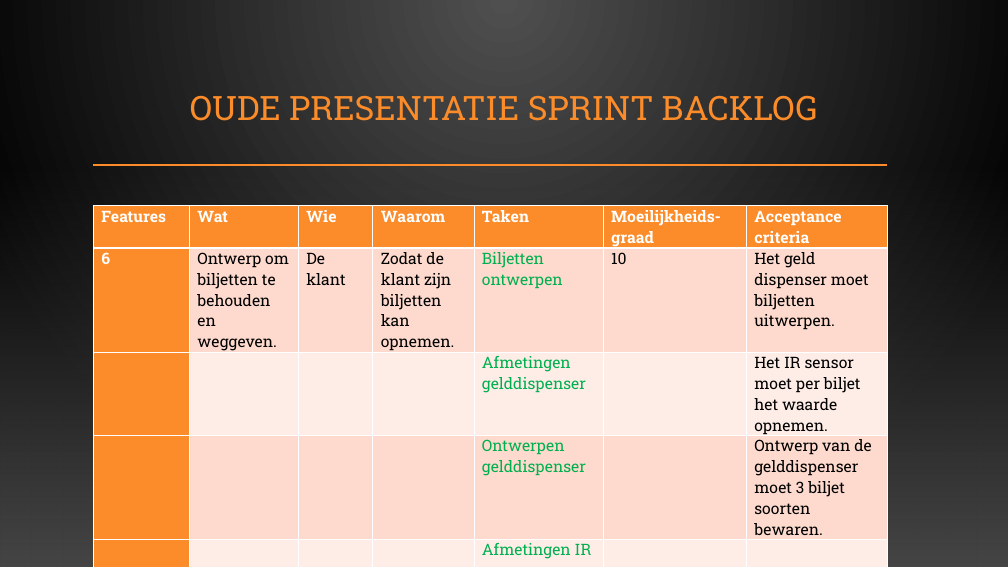
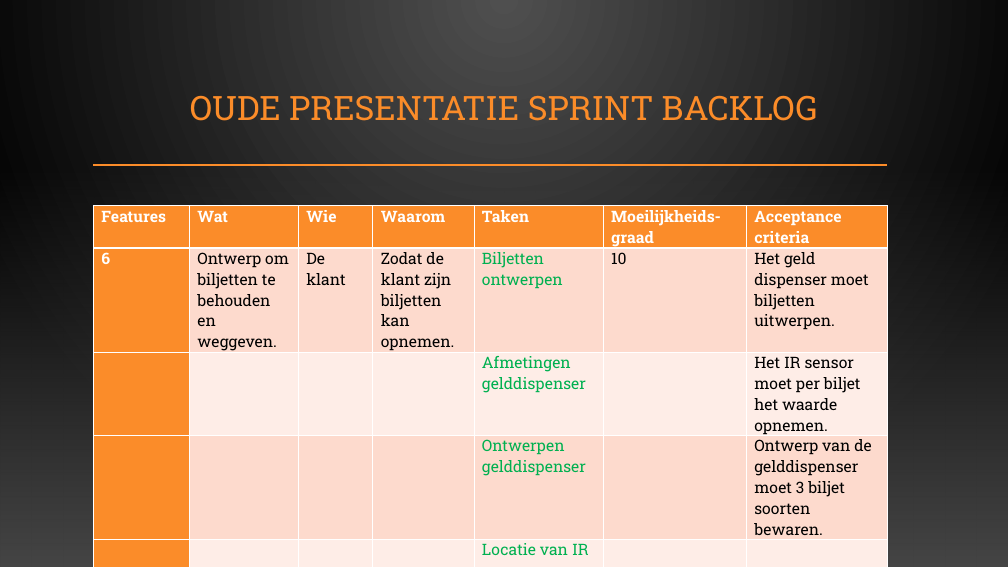
Before and after one commit to OG-netizen/Project-3-4, a slide deck: slide 8 of Sprint Planning/Scrum meeting 4.pptx (slide 7 before the commit). Drawn at 1008x567 pixels with LibreOffice and Linux fonts; fonts in the diff are those of the drawing; background and template pictures are left out. Boxes give left, top, right and bottom in pixels: in the first picture for what was removed or moved away, otherwise in the second. Text is boxed around its words. In the diff, an @@ line names an element or a change of style, - is before the commit and + after.

```diff
--- a/Sprint Planning/Scrum meeting 4.pptx
+++ b/Sprint Planning/Scrum meeting 4.pptx
@@ table at [94,206,889,559] @@
-row 5, column 5: Afmetingen IR sensoren
+row 5, column 5: Locatie van IR sensor
```
Also in this commit, not shown: 2 other slides changed, 2 slides added, 1 slide removed, 1 other file.
